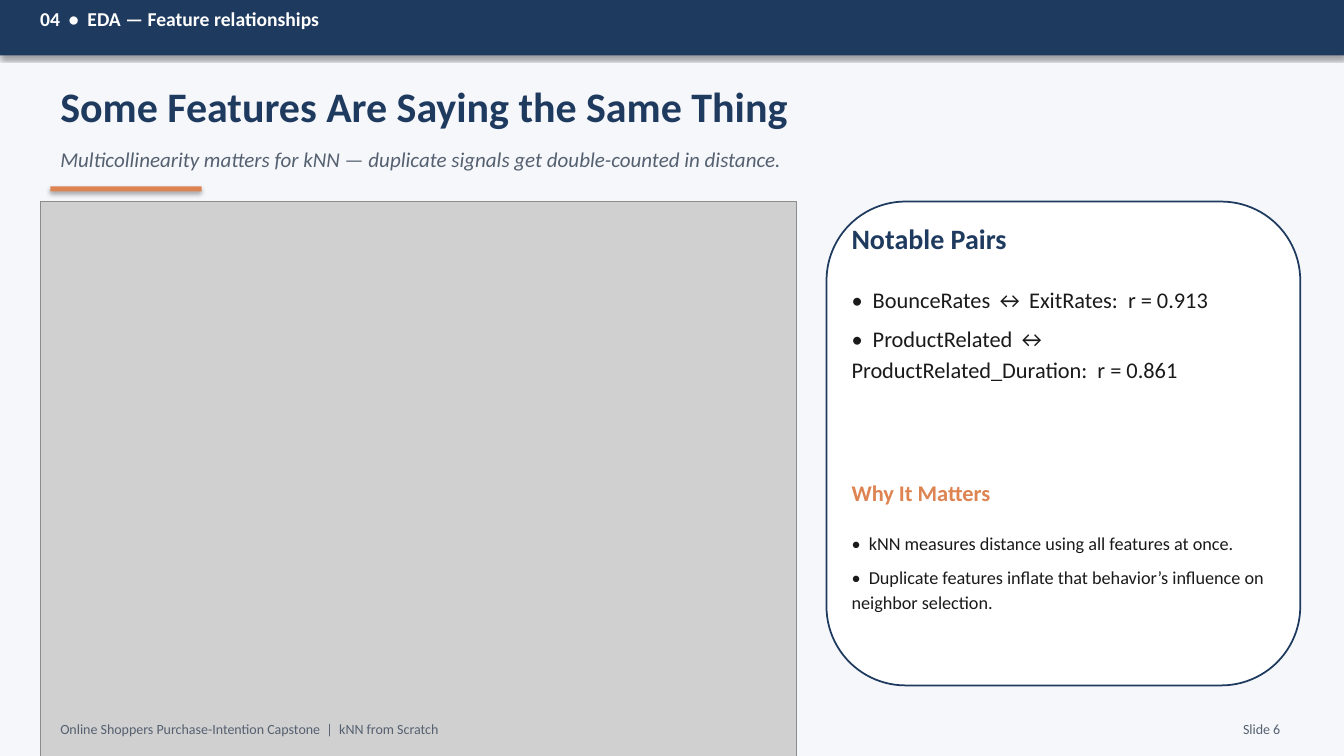
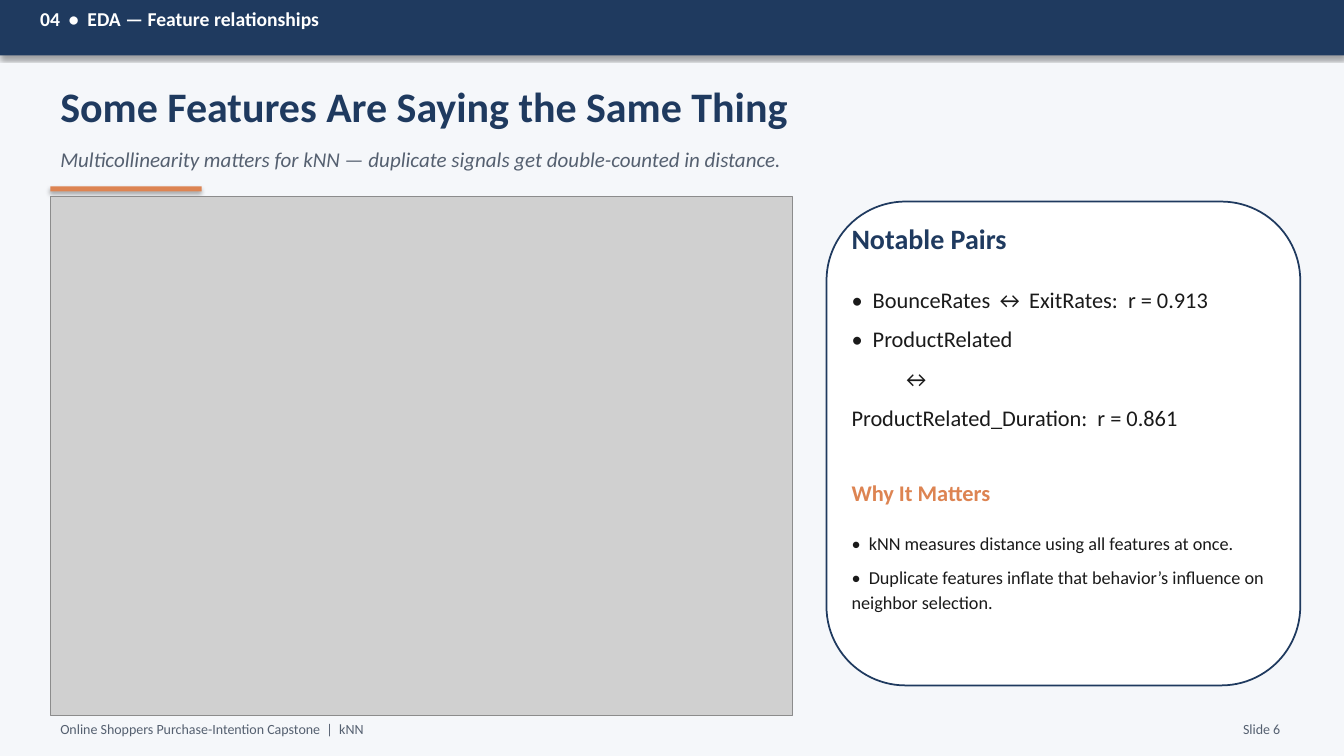
Before and after one commit to RodneeGlenMartin/Capstone-KNN-OnlineShoppers, a slide deck: slide 6 of Capstone_Presentation.pptx. Drawn at 1344x756 pixels with LibreOffice and Linux fonts; fonts in the diff are those of the drawing; grey boxes stand for pictures. Boxes give left, top, right and bottom in pixels: in the first picture for what was removed or moved away, otherwise in the second. Text is boxed around its words. In the diff, an @@ line names an element or a change of style, - is before the commit and + after.

Commit message:
Update Capstone_Presentation.pptx
Replace binary Capstone_Presentation.pptx with an updated version. This commit includes manual edits to slides, content, and formatting; the change is a binary update so individual diffs are not shown.

```diff
--- a/Capstone_Presentation.pptx
+++ b/Capstone_Presentation.pptx
@@ picture: place and size @@
-picture at bbox=[40, 202, 797, 756]
+picture at bbox=[50, 197, 793, 716]
@@ text at bbox=[852, 331, 1177, 429]: text changed @@
-• ProductRelated ↔ ProductRelated_Duration: r = 0.861
+• ProductRelated
+↔
+ProductRelated_Duration: r = 0.861
@@ text at bbox=[60, 724, 363, 737]: text changed @@
-Online Shoppers Purchase-Intention Capstone | kNN from Scratch
+Online Shoppers Purchase-Intention Capstone | kNN
```
Also in this commit, not shown: 20 other slides changed.
